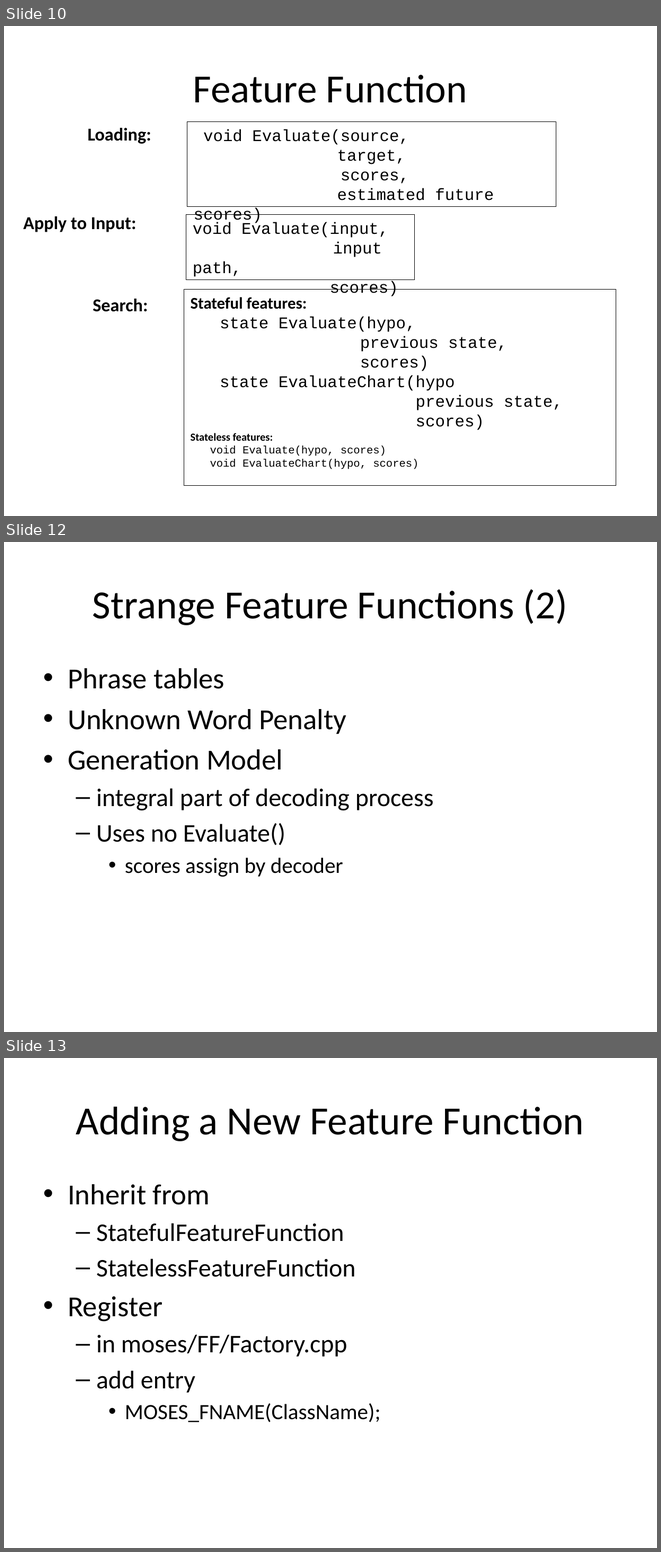
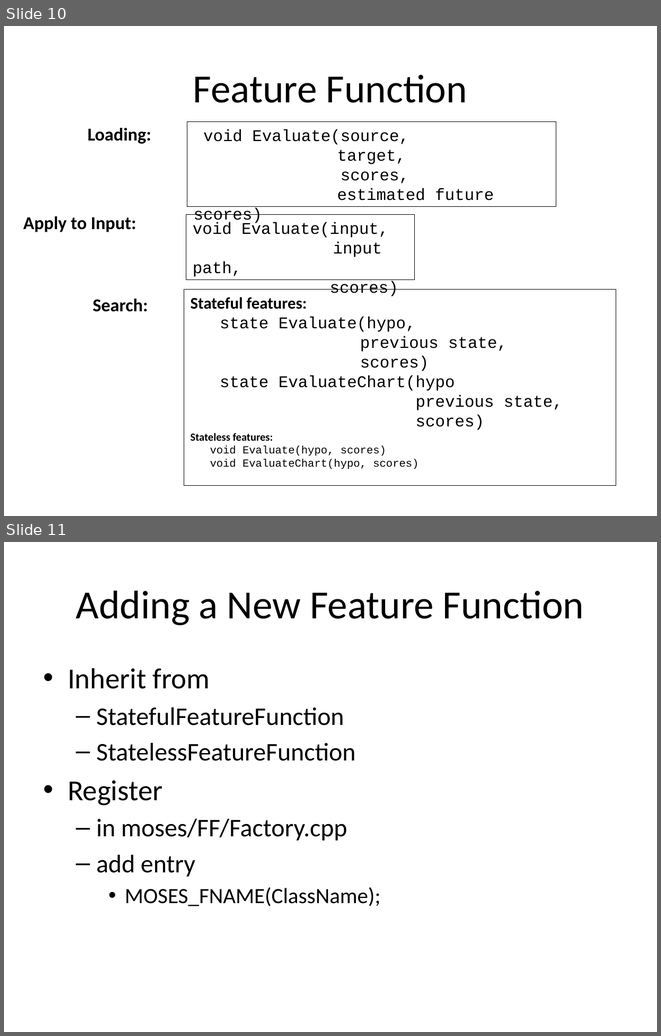
Before and after one commit to hieuhoang/papers, a slide deck: icon.2014/FeatureFunction.odp. Shown one above the other, each under a label of ours: slides 10, 12 and 13 before the commit, slides 10 and 11 after it; the slides between them are not shown. The pictures are 661x1552 and 661x1036 pixels, drawn with LibreOffice and Linux fonts; fonts in the diff are those of the drawing; background and template pictures are left out. Boxes give left, top, right and bottom in pixels: in the first picture for what was removed or moved away, otherwise in the second. Text is boxed around its words. In the diff, an @@ line names an element or a change of style, - is before the commit and + after.

```diff
--- a/icon.2014/FeatureFunction.odp
+++ b/icon.2014/FeatureFunction.odp
@@ slide 12 removed at box(4, 542, 657, 1032), background #FFFFFF @@
@@ title removed at box(93, 589, 568, 625) @@
-Strange Feature Functions (2)
@@ text removed at box(68, 668, 434, 876) @@
-• Phrase tables
-• Unknown Word Penalty
-• Generation Model
-  – integral part of decoding process
-  – Uses no Evaluate()
-    • scores assign by decoder
@@ what was slide 13 is now slide 11 @@
```
Also in this commit, not shown: 1 slide changed, 1 slide added, 2 other slides removed, 3 other files.
